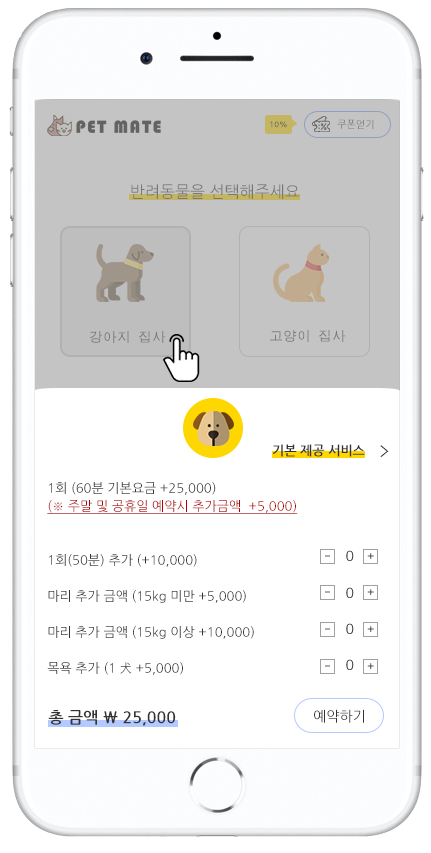
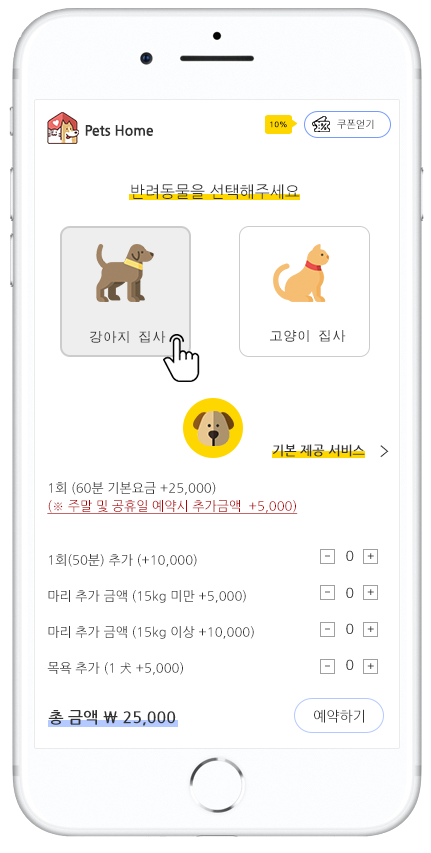
Before/after of a 431 × 853 layered artwork. What changed in the layer stack:
hid "상단배경" over [35, 99, 400, 391]
added layer "Pets Home" above "icon_Logo01" over [85, 125, 153, 136]
renamed "로고" to "icon_Logo01", painted on it over [47, 112, 161, 144]
